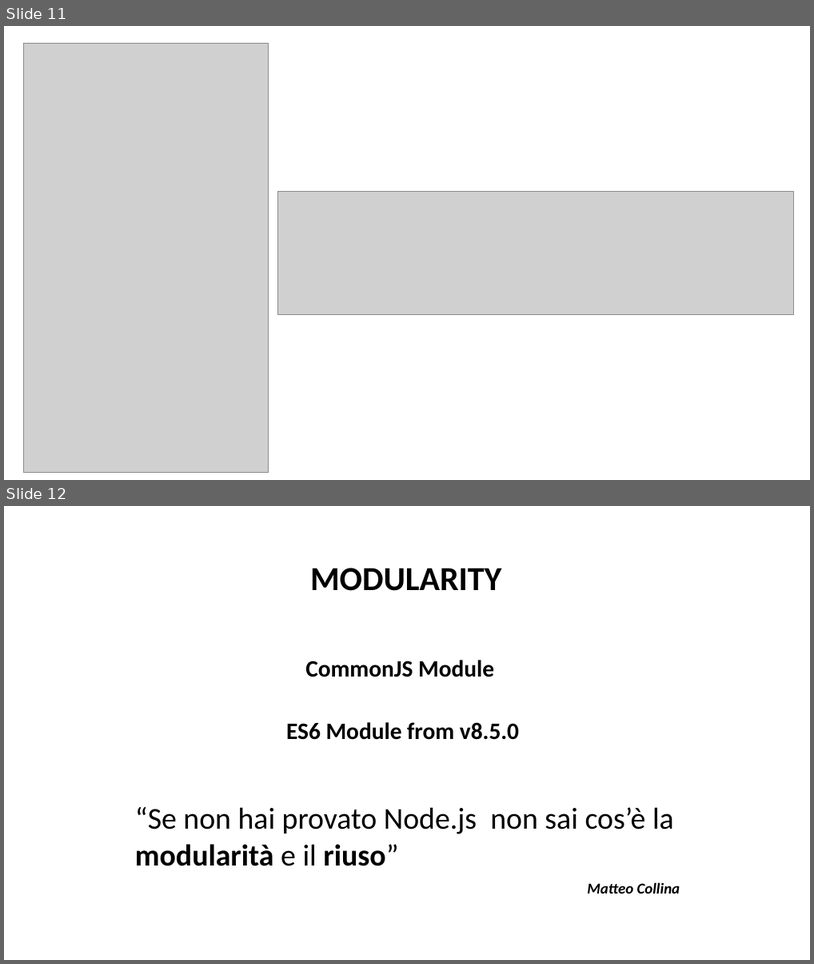
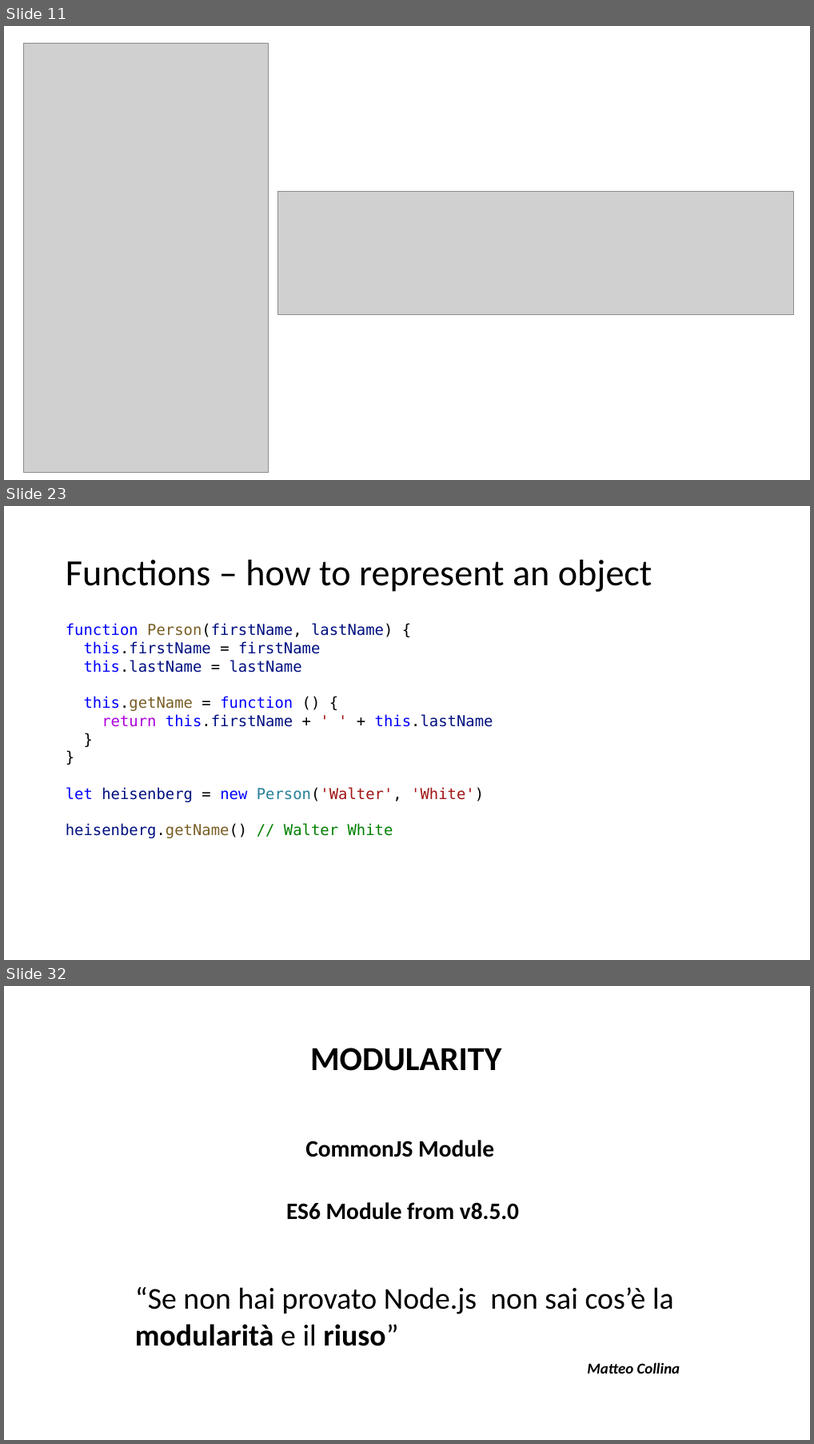
Before and after one commit to NickNaso/nodejs-tsw-2017, a slide deck: slides/nodejs-from-zero-to-hero.pptx. Shown one above the other, each under a label of ours: slides 11 and 12 before the commit, slides 11, 23 and 32 after it; the slides between them are not shown. The pictures are 814x964 and 814x1444 pixels, drawn with LibreOffice and Linux fonts; fonts in the diff are those of the drawing; grey boxes stand for pictures. Boxes give left, top, right and bottom in pixels: in the first picture for what was removed or moved away, otherwise in the second. Text is boxed around its words. In the diff, an @@ line names an element or a change of style, - is before the commit and + after.

```diff
--- a/slides/nodejs-from-zero-to-hero.pptx
+++ b/slides/nodejs-from-zero-to-hero.pptx
@@ slide 23 added at (4, 506, 810, 960), background #FFFFFF @@
@@ title added at (66, 560, 653, 592), 44 pt, text #000000 @@
+Functions – how to represent an object
@@ text added at (66, 623, 494, 838), 18 pt, text #001080 @@
+function Person(firstName, lastName) {
+this.firstName = firstName
+this.lastName = lastName
+this.getName = function () {
+return this.firstName + ' ' + this.lastName
+}
+}
+let heisenberg = new Person('Walter', 'White')
+heisenberg.getName() // Walter White
@@ what was slide 12 is now slide 32 @@
```
Also in this commit, not shown: 19 other slides added, 33 other files.
